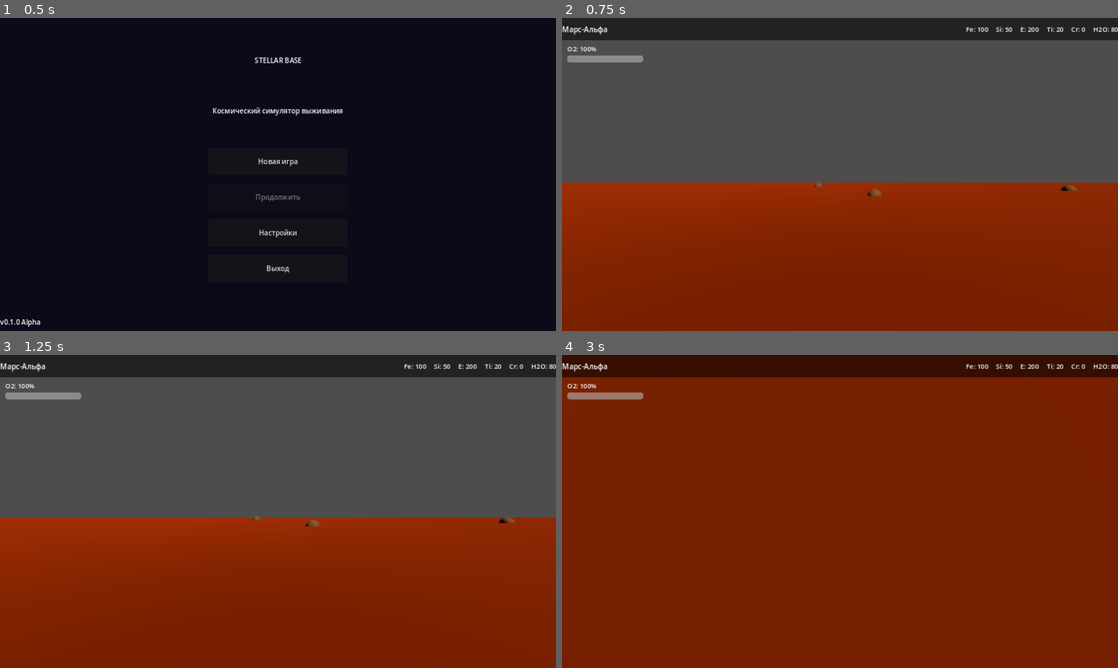
Above: before the commit, frames 1-4 (two rows, left to right).
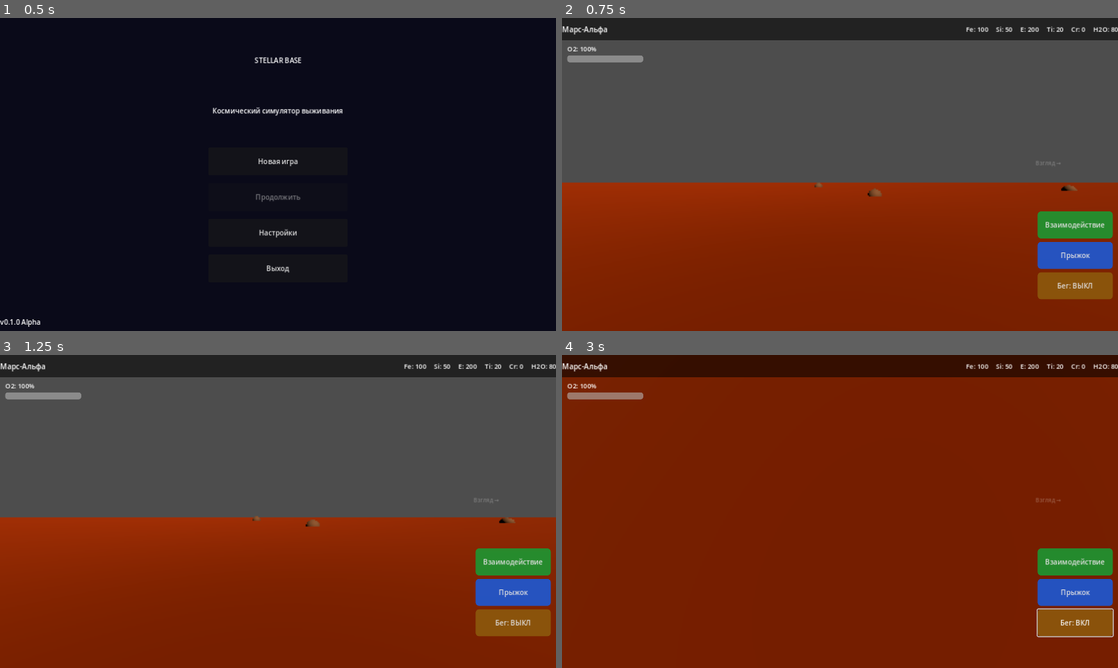
Above: after the commit, the same moments.

Repository: debugmi530-del/stellar-base-game
Game: Godot game, scene res://scenes/main_menu.tscn
Two runs of this game, one before a commit and one after it. Both use one fixed random seed, a clock stepped at 60 frames per second and the inputs below.
Inputs (mouse positions are in pixels of both pictures, inside the frame that each line leads up to):
- Up to frame 1 (0.5 s): no input
- Up to frame 2 (0.75 s): click "Новая игра" at 0.5 s
- Up to frame 3 (1.25 s): no input
- Up to frame 4 (3 s): click (1073, 561) at 1.25 s, where only the run after the commit has a clickable "Взаимодействие"; click (1073, 592) at 2 s, where only the run after the commit has a clickable "Прыжок"; click (1073, 624) at 2.75 s, where only the run after the commit has a clickable "Бег: ВЫКЛ"

Frame 1 is identical in both runs. In frame 2, 3.5% of the frame differs, in the area x 85-100%, y 45-90%; in frame 3, 3.5%; in frame 4, 3.7%, in the area x 85-100%, y 45-91%.

Commit message:
fix: game_world.tscn — добавлен MobileInput CanvasLayer, HUD mouse_filter=ignore

Diff:
--- a/scenes/game_world.tscn
+++ b/scenes/game_world.tscn
@@ -7,6 +7,7 @@
 [ext_resource type="Script" path="res://scripts/travel_screen.gd" id="7"]
 [ext_resource type="Script" path="res://scripts/upgrade_tree.gd" id="8"]
 [ext_resource type="Script" path="res://scripts/inventory_screen.gd" id="9"]
+[ext_resource type="Script" path="res://scripts/mobile_input.gd" id="10"]
 
 [sub_resource type="CapsuleShape3D" id="CapsuleShape3D_1"]
 radius = 0.4
@@ -65,6 +66,7 @@
 [node name="HUD" type="Control" parent="UI"]
 anchor_right = 1.0
 anchor_bottom = 1.0
+mouse_filter = 2
 script = ExtResource("3")
 
 [node name="PauseMenu" type="Control" parent="UI"]
@@ -86,3 +88,6 @@
 anchor_right = 1.0
 anchor_bottom = 1.0
 script = ExtResource("9")
+
+[node name="MobileInput" type="CanvasLayer" parent="."]
+script = ExtResource("10")
Not shown: 1 places in scenes/game_world.tscn that only renumber resources
